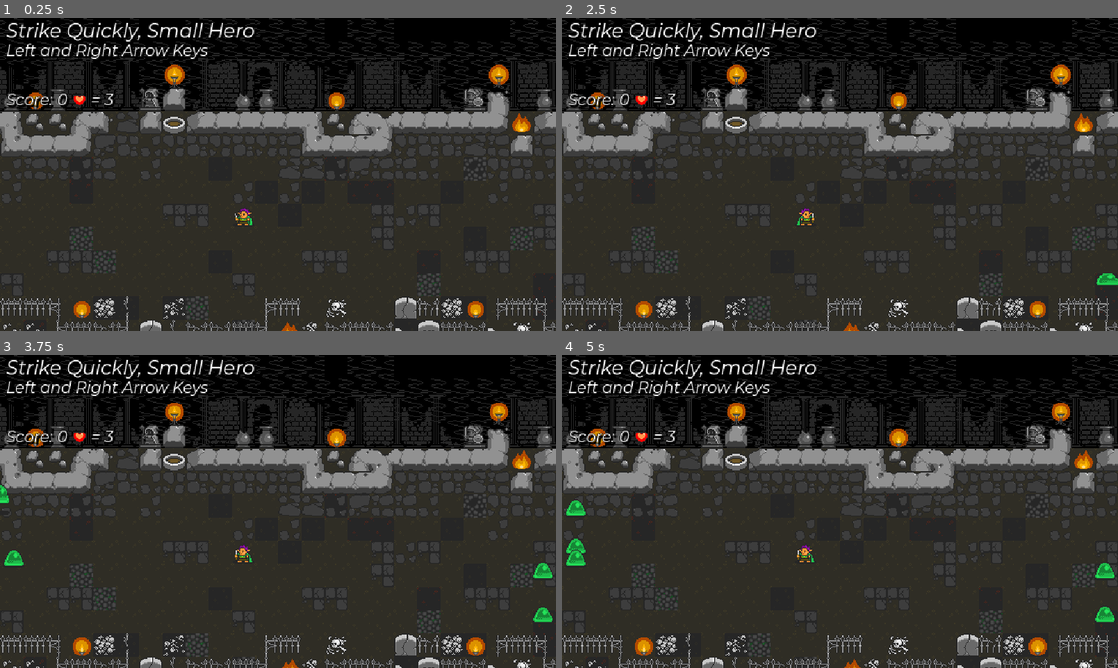
Above: before the commit, frames 1-4 (two rows, left to right).
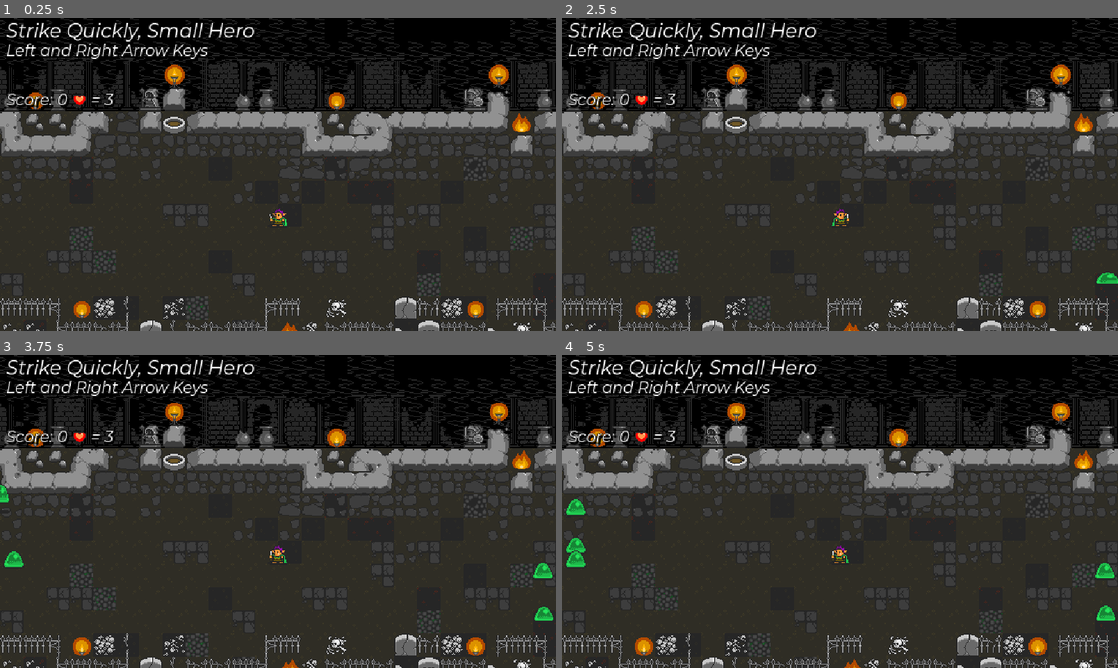
Above: after the commit, the same moments.

Repository: nuzcraft/beat-m-up
Game: Godot game, scene res://scenes/world/world.tscn
Two runs of this game, one before a commit and one after it. Both use one fixed random seed, a clock stepped at 60 frames per second and the inputs below.
Inputs:
- Up to frame 1 (0.25 s): no input
- Up to frame 2 (2.5 s): tap Enter at 0.5 s; hold Right (ui_right) 0.53-1.28 s; tap Space at 1.25 s; hold Left (ui_left) 1.28-2.03 s; hold Right (ui_right) from 2.03 s (still down)
- Up to frame 3 (3.75 s): release Right (ui_right) at 3.53 s; hold Left (ui_left) from 3.53 s (still down)
- Up to frame 4 (5 s): keep holding Left (ui_left)

The runs differ from the first frame. In frame 1, 0.1% of the frame differs, in the area x 42-52%, y 60-67%; in frame 2, 0.2%; in frame 3, 0.3%; in frame 4, 0.4%, in the area x 0-100%, y 45-86%.

Commit message:
added game over screen

Diff:
--- a/scenes/actor/hero/hero.gd
+++ b/scenes/actor/hero/hero.gd
@@ -1,8 +1,10 @@
 extends Actor
 class_name Hero
 
+signal hero_died
+
 func die():
-	get_tree().reload_current_scene()
+	hero_died.emit()
 
 func take_damage(amount: int):
 	super(amount)
--- /dev/null
+++ b/scenes/game_over/game_over.gd
@@ -0,0 +1,14 @@
+extends CanvasLayer
+
+@onready var score_number_label: Label = $VBoxContainer/HBoxContainer/ScoreNumberLabel
+@onready var defeated_number_label: Label = $VBoxContainer/HBoxContainer2/DefeatedNumberLabel
+
+func _on_restart_button_pressed():
+	get_tree().reload_current_scene()
+	get_tree().paused = false
+
+func set_score(score:int):
+	score_number_label.text = str(score)
+
+func set_defeated(num:int):
+	defeated_number_label.text = str(num)
--- /dev/null
+++ b/scenes/game_over/game_over.tscn
@@ -0,0 +1,61 @@
+[gd_scene load_steps=3 format=3 uid="uid://durokclwboda6"]
+
+[ext_resource type="Script" path="res://scenes/game_over/game_over.gd" id="1_dcjpj"]
+[ext_resource type="Theme" uid="uid://dk3wsf2uf1qpg" path="res://scenes/theme.tres" id="2_i6onl"]
+
+[node name="GameOver" type="CanvasLayer"]
+script = ExtResource("1_dcjpj")
+
+[node name="ColorRect" type="ColorRect" parent="."]
+anchors_preset = 15
+anchor_right = 1.0
+anchor_bottom = 1.0
+grow_horizontal = 2
+grow_vertical = 2
+color = Color(0, 0, 0, 0.215686)
+
+[node name="VBoxContainer" type="VBoxContainer" parent="."]
+anchors_preset = 13
+anchor_left = 0.5
+anchor_right = 0.5
+anchor_bottom = 1.0
+grow_horizontal = 2
+grow_vertical = 2
+theme = ExtResource("2_i6onl")
+alignment = 1
+
+[node name="GameOverLabel" type="Label" parent="VBoxContainer"]
+layout_mode = 2
+text = "Game Over"
+horizontal_alignment = 1
+
+[node name="HBoxContainer" type="HBoxContainer" parent="VBoxContainer"]
+layout_mode = 2
+alignment = 1
+
+[node name="ScoreLabel" type="Label" parent="VBoxContainer/HBoxContainer"]
+layout_mode = 2
+text = "Score:"
+
+[node name="ScoreNumberLabel" type="Label" parent="VBoxContainer/HBoxContainer"]
+layout_mode = 2
+text = "15000"
+
+[node name="HBoxContainer2" type="HBoxContainer" parent="VBoxContainer"]
+layout_mode = 2
+alignment = 1
+
+[node name="DefeatedLabel" type="Label" parent="VBoxContainer/HBoxContainer2"]
+layout_mode = 2
+text = "Enemies Defeated:"
+
+[node name="DefeatedNumberLabel" type="Label" parent="VBoxContainer/HBoxContainer2"]
+layout_mode = 2
+text = "300"
+
+[node name="RestartButton" type="Button" parent="VBoxContainer"]
+process_mode = 3
+layout_mode = 2
+text = "Try Again!"
+
+[connection signal="pressed" from="VBoxContainer/RestartButton" to="." method="_on_restart_button_pressed"]
--- a/scenes/world/world.gd
+++ b/scenes/world/world.gd
@@ -4,6 +4,7 @@
 @onready var shakeCamera: Camera2D = $ShakeCamera
 @onready var healthLabel: Label = $HUD/HUDControls/ScoreContainer/HealthLabel
 @onready var spawner = $EnemySpawner
+@onready var game_over_layer: CanvasLayer = $GameOver
 
 var effect_scene = preload("res://scenes/effect/effect.tscn")
 var floating_number_scene = preload("res://scenes/floating_number/floating_number.tscn")
@@ -23,6 +24,7 @@
 	for imp in get_tree().get_nodes_in_group("imps"):
 		imp.summon_projectile.connect(_on_summon_projectile)
 	spawner.spawn.connect(_on_spawner_spawn)
+	hero.hero_died.connect(_on_hero_died)
 
 # Called every frame. 'delta' is the elapsed time since the previous frame.
 func _process(delta):
@@ -155,3 +157,12 @@
 		enemy.set_target(hero)
 	spawner.num_alive += 1
 	spawner.num_spawned += 1
+
+func _on_hero_died():
+	game_over()
+
+func game_over():
+	game_over_layer.set_score(score)
+	game_over_layer.set_defeated(spawner.num_spawned - spawner.num_alive)
+	game_over_layer.show()
+	get_tree().paused = true
--- a/scenes/world/world.tscn
+++ b/scenes/world/world.tscn
@@ -9,6 +9,7 @@
 [ext_resource type="Texture2D" uid="uid://yisfcrshd4g5" path="res://assets/sprites/oryx_16bit_fantasy_items_85.png" id="3_or6vx"]
 [ext_resource type="Texture2D" uid="uid://bnnekjql5u1aa" path="res://assets/sprites/oryx_16bit_background_trans.png" id="4_rf1xq"]
 [ext_resource type="PackedScene" uid="uid://bq1gkveohv4sa" path="res://scenes/enemy_spawner/enemy_spawner.tscn" id="9_dwo04"]
+[ext_resource type="PackedScene" uid="uid://durokclwboda6" path="res://scenes/game_over/game_over.tscn" id="10_6cebo"]
 
 [sub_resource type="LabelSettings" id="LabelSettings_7y0te"]
 font_size = 20
@@ -4318,7 +4319,10 @@
 offset = Vector2(288, 162)
 
 [node name="Hero" parent="." instance=ExtResource("1_4tnvd")]
-position = Vector2(252, 215)
+position = Vector2(288, 216)
 
 [node name="EnemySpawner" parent="." node_paths=PackedStringArray("hero") instance=ExtResource("9_dwo04")]
 hero = NodePath("../Hero")
+
+[node name="GameOver" parent="." instance=ExtResource("10_6cebo")]
+visible = false
Not shown: 1 places in scenes/world/world.tscn that only renumber resources
